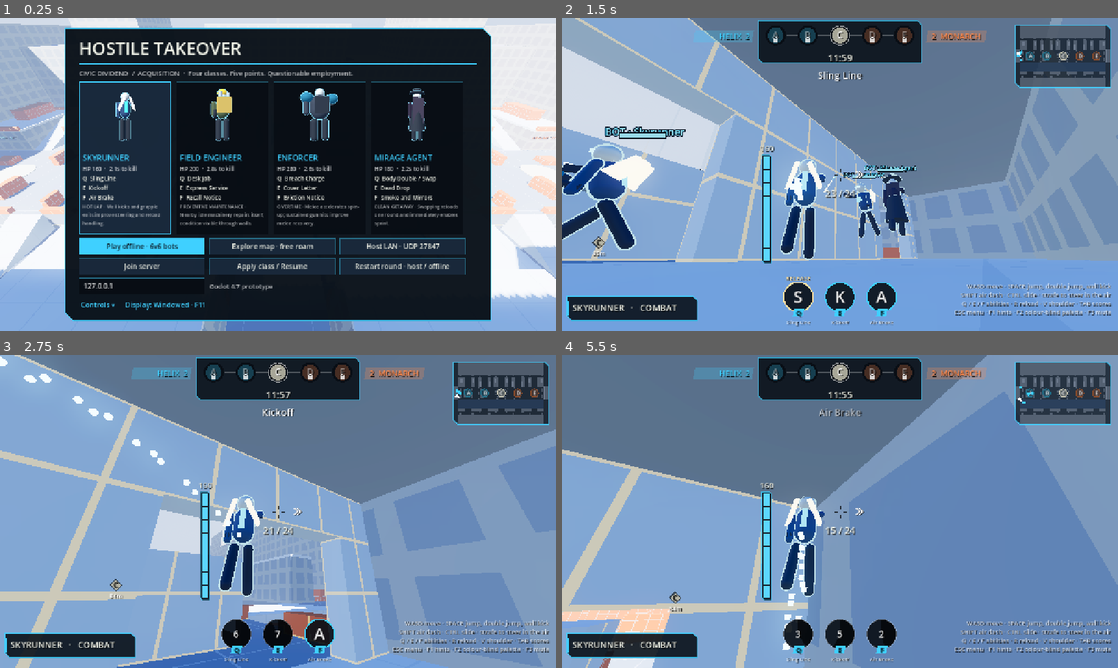
Above: before the commit, frames 1-4 (two rows, left to right).
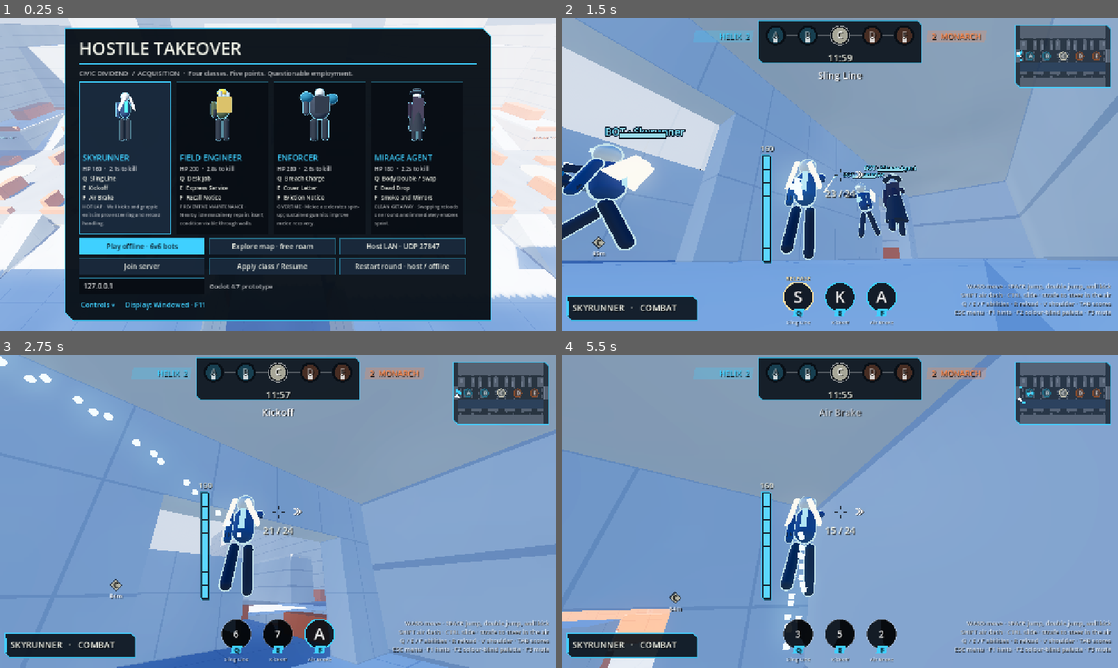
Above: after the commit, the same moments.

Repository: slimefromdq/hostile-takeover
Game: Godot game, scene res://scenes/main.tscn
Two runs of this game, one before a commit and one after it. Both use one fixed random seed, a clock stepped at 60 frames per second and the inputs below.
Inputs (mouse positions are in pixels of both pictures, inside the frame that each line leads up to):
- Up to frame 1 (0.25 s): no input
- Up to frame 2 (1.5 s): click "Play offline · 6v6 bots" at 0.5 s; tap Enter at 1.25 s; move the mouse to (867, 174) at 1.27 s; hold W (forward) from 1.28 s (still down); tap Q (ability1) at 1.35 s; click (867, 174) at 1.42 s
- Up to frame 3 (2.75 s): keep holding W (forward); tap Space (jump) at 1.52, 2.27 s; move the mouse to (250, 511) at 2.02 s; tap E (ability2) at 2.1 s
- Up to frame 4 (5.5 s): keep holding W (forward); move the mouse to (851, 505) at 2.77 s; hold F (ability3) 2.78-3.53 s; move the mouse to (834, 517) at 3.52 s; right-click (834, 517) at 3.6 s; click (834, 517) at 3.67 s; tap Space (jump) at 3.77, 4.52, 5.27 s; move the mouse to (878, 514) at 4.27 s; tap Shift (dash) at 4.35 s; move the mouse to (795, 508) at 5.02 s; click (795, 508) at 5.1 s

The runs differ from the first frame. In frame 1, 0.3% of the frame differs, in the area x 0-100%, y 27-100%; in frame 2, 27%; in frame 3, 33%; in frame 4, 55%, in the area x 0-100%, y 0-100%.

Commit message:
Surface shader: clean architectural look
Thin dark low-contrast seams, floor bands on towers, soft world-space stains,
per-role roughness and a slight sun-facing shade. Accent and hazard keep their
bright emissive stripes. Shader still avoids writing the transparency output.

Co-Authored-By: Claude Sonnet 5.5 <noreply@anthropic.com>
Claude-Session: https://claude.ai/code/session_01WwMGMuDcACn8uP4tnVV4nx

Diff:
--- a/scripts/visuals.gd
+++ b/scripts/visuals.gd
@@ -23,15 +23,18 @@
 const ENEMY_OUTLINE := Color("ff3b3b")
 const ALLY_OUTLINE := Color("8fe3ff")
 
-# role -> [surface base multiplier, line colour, grid cell metres, line width, emission]
+# role -> [base multiplier, seam colour, cell metres, seam width, seam emission, seams on top faces,
+#          seam strength, horizontal bands only on walls, roughness, grime amount]
+# Architectural roles get thin, dark, low-contrast seams (clean panels, floor bands). Accent and hazard keep
+# bright emissive stripes because they are route and guidance markings.
 const ROLES := {
-	"walk": [1.0, Color("c9cfd2"), 4.0, 0.05, 0.0, 1.0],
-	"wall": [1.0, Color("ffd36b"), 2.0, 0.06, 0.6, 0.0],
-	"tower": [0.7, Color("cfc8b4"), 3.0, 0.45, 0.1, 0.0],
-	"cover": [1.0, Color("ffffff"), 1.0, 0.04, 0.0, 0.0],
-	"accent": [1.0, Color("ffffff"), 2.0, 0.2, 1.4, 1.0],
-	"hazard": [1.0, Color("ffcc00"), 1.0, 0.25, 0.8, 1.0],
-	"glass": [1.0, Color("bfe9ff"), 2.0, 0.05, 0.2, 1.0],
+	"walk": [1.0, Color("55606b"), 4.0, 0.03, 0.0, 1.0, 0.22, 0.0, 0.9, 0.10],
+	"wall": [1.0, Color("55606b"), 2.0, 0.025, 0.0, 0.0, 0.18, 0.0, 0.8, 0.08],
+	"tower": [0.92, Color("46566b"), 3.0, 0.12, 0.0, 0.0, 0.32, 1.0, 0.6, 0.06],
+	"cover": [1.0, Color("7a2e10"), 2.0, 0.03, 0.0, 0.0, 0.22, 0.0, 0.55, 0.05],
+	"accent": [1.0, Color("ffffff"), 2.0, 0.2, 1.4, 1.0, 0.55, 0.0, 0.5, 0.0],
+	"hazard": [1.0, Color("ffcc00"), 1.0, 0.25, 0.8, 1.0, 0.55, 0.0, 0.6, 0.0],
+	"glass": [1.0, Color("bfe9ff"), 2.0, 0.05, 0.2, 1.0, 0.55, 0.0, 0.1, 0.0],
 }
 
 const SURFACE_SHADER := """
@@ -42,27 +45,49 @@
 uniform float line_width = 0.05;
 uniform float emission_strength = 0.0;
 uniform float top_lines = 1.0;
+uniform float seam_strength = 0.55;
+uniform float bands_only = 0.0;
+uniform float roughness_value = 0.85;
+uniform float grime = 0.0;
 varying vec3 world_pos;
 varying vec3 world_normal;
+float hash21(vec2 p) {
+	return fract(sin(dot(p, vec2(127.1, 311.7))) * 43758.5453);
+}
+float value_noise(vec2 p) {
+	vec2 i = floor(p);
+	vec2 f = fract(p);
+	f = f * f * (3.0 - 2.0 * f);
+	return mix(mix(hash21(i), hash21(i + vec2(1.0, 0.0)), f.x), mix(hash21(i + vec2(0.0, 1.0)), hash21(i + vec2(1.0, 1.0)), f.x), f.y);
+}
 void vertex() {
 	world_pos = (MODEL_MATRIX * vec4(VERTEX, 1.0)).xyz;
 	world_normal = normalize((MODEL_MATRIX * vec4(NORMAL, 0.0)).xyz);
 }
 void fragment() {
 	vec3 n = abs(world_normal);
+	bool is_top = n.y > 0.7;
 	vec2 uv = world_pos.xy;
-	if (n.y > 0.7) {
+	if (is_top) {
 		uv = world_pos.xz;
 	} else if (n.x > n.z) {
 		uv = world_pos.zy;
 	}
 	vec2 g = abs(fract(uv / cell - 0.5) - 0.5) * cell;
 	float line = 1.0 - step(line_width, min(g.x, g.y));
-	if (n.y > 0.7) {
+	if (bands_only > 0.5 && !is_top) {
+		// Floor bands only: horizontal lines, no vertical joints.
+		line = 1.0 - step(line_width, g.y);
+	}
+	if (is_top) {
 		line *= top_lines;
 	}
-	ALBEDO = mix(base_color.rgb, line_color.rgb, line * 0.55);
-	ROUGHNESS = 0.85;
+	// Large soft stains break up flat colour; faces away from the sun read slightly darker.
+	float stain = value_noise(world_pos.xz * 0.35 + vec2(world_pos.y * 0.2, 0.0)) - 0.5;
+	float sun_read = is_top ? 1.0 : 0.93;
+	vec3 surface = base_color.rgb * sun_read * (1.0 - grime * stain);
+	ALBEDO = mix(surface, line_color.rgb, line * seam_strength);
+	ROUGHNESS = roughness_value;
 	EMISSION = line_color.rgb * line * emission_strength;
 }
 """
@@ -143,6 +168,10 @@
 		sm.set_shader_parameter("line_width", params[3])
 		sm.set_shader_parameter("emission_strength", params[4])
 		sm.set_shader_parameter("top_lines", params[5])
+		sm.set_shader_parameter("seam_strength", params[6])
+		sm.set_shader_parameter("bands_only", params[7])
+		sm.set_shader_parameter("roughness_value", params[8])
+		sm.set_shader_parameter("grime", params[9])
 		mat = sm
 	_materials[key] = mat
 	return mat
